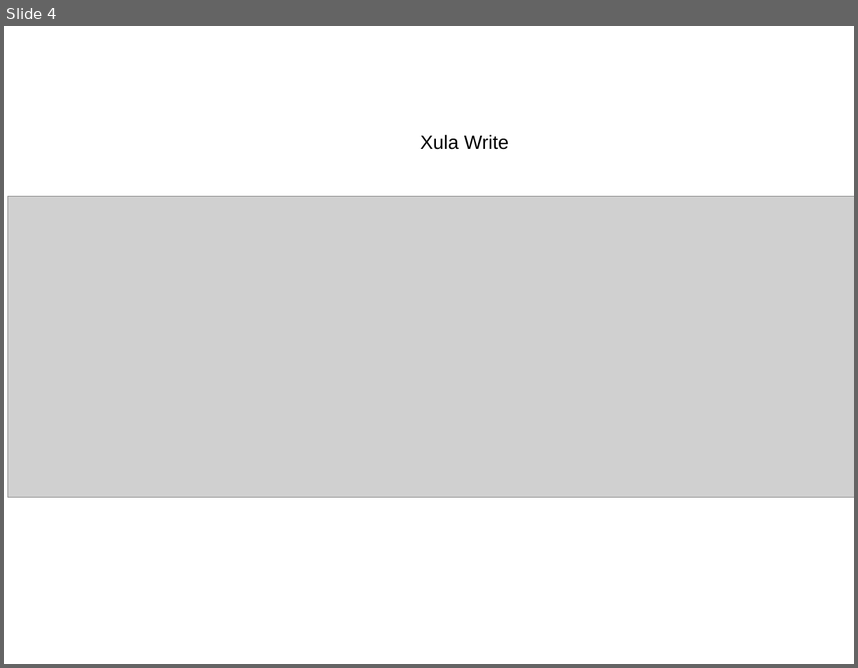
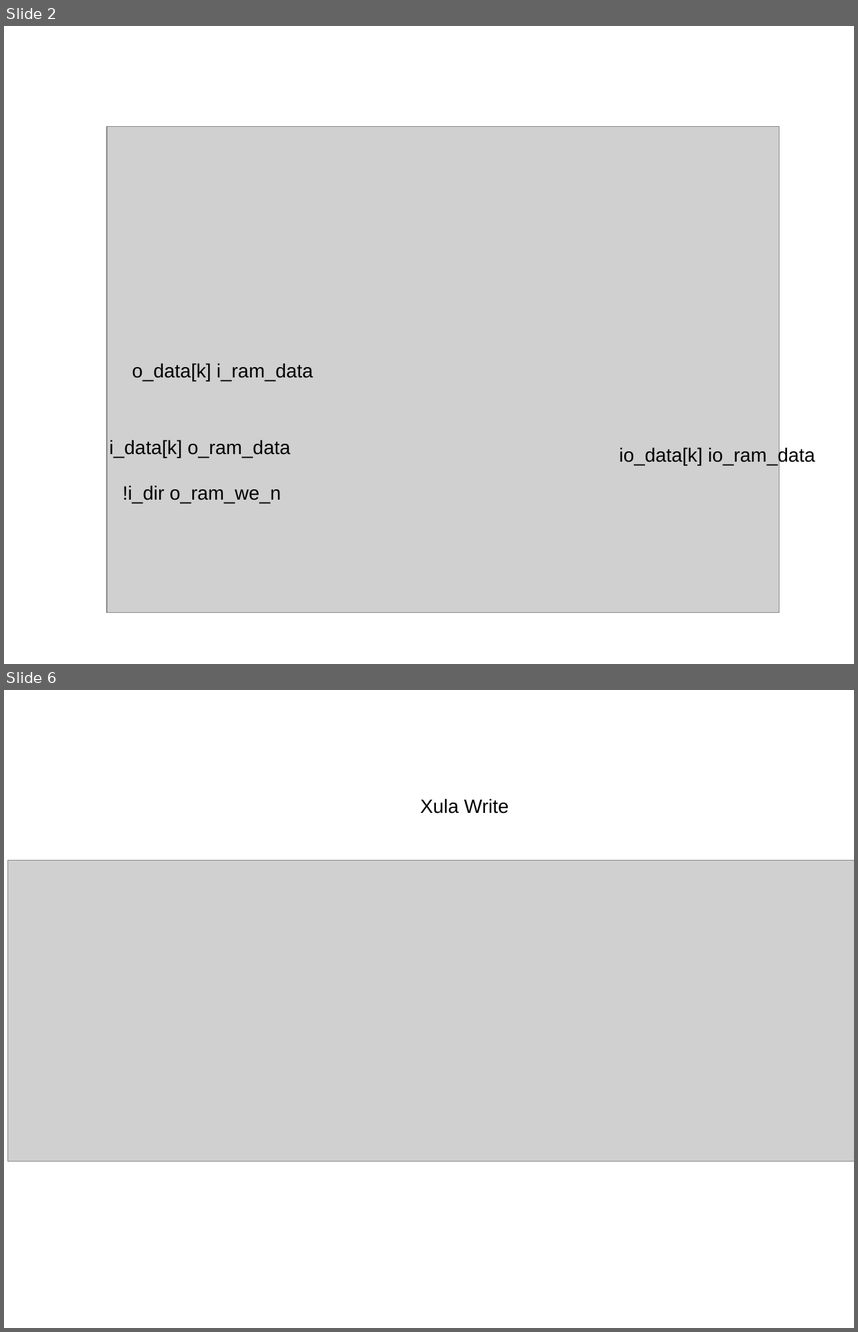
Before and after one commit to develone/learning_hdl, a slide deck: doc/sdram_1.odp. Shown one above the other, each under a label of ours: slide 4 before the commit, slides 2 and 6 after it; the slides between them are not shown. The pictures are 858x668 and 858x1332 pixels, drawn with LibreOffice and Linux fonts; fonts in the diff are those of the drawing; grey boxes stand for pictures. Boxes give left, top, right and bottom in pixels: in the first picture for what was removed or moved away, otherwise in the second. Text is boxed around its words. In the diff, an @@ line names an element or a change of style, - is before the commit and + after.

```diff
--- a/doc/sdram_1.odp
+++ b/doc/sdram_1.odp
@@ slide 2 added at box(4, 26, 854, 664), background #FFFFFF @@
@@ picture added at box(107, 126, 780, 612) @@
@@ text added at box(132, 363, 313, 381), 18 pt, text #000000 @@
+o_data[k] i_ram_data
@@ text added at box(110, 439, 290, 457), 18 pt, text #000000 @@
+i_data[k] o_ram_data
@@ text added at box(619, 446, 815, 465), 18 pt, text #000000 @@
+io_data[k] io_ram_data
@@ text added at box(123, 485, 281, 503), 18 pt, text #000000 @@
+!i_dir o_ram_we_n
@@ what was slide 4 is now slide 6 @@
```
Also in this commit, not shown: 1 slide changed, 3 other slides added, 2 slides removed, 1 other file.
